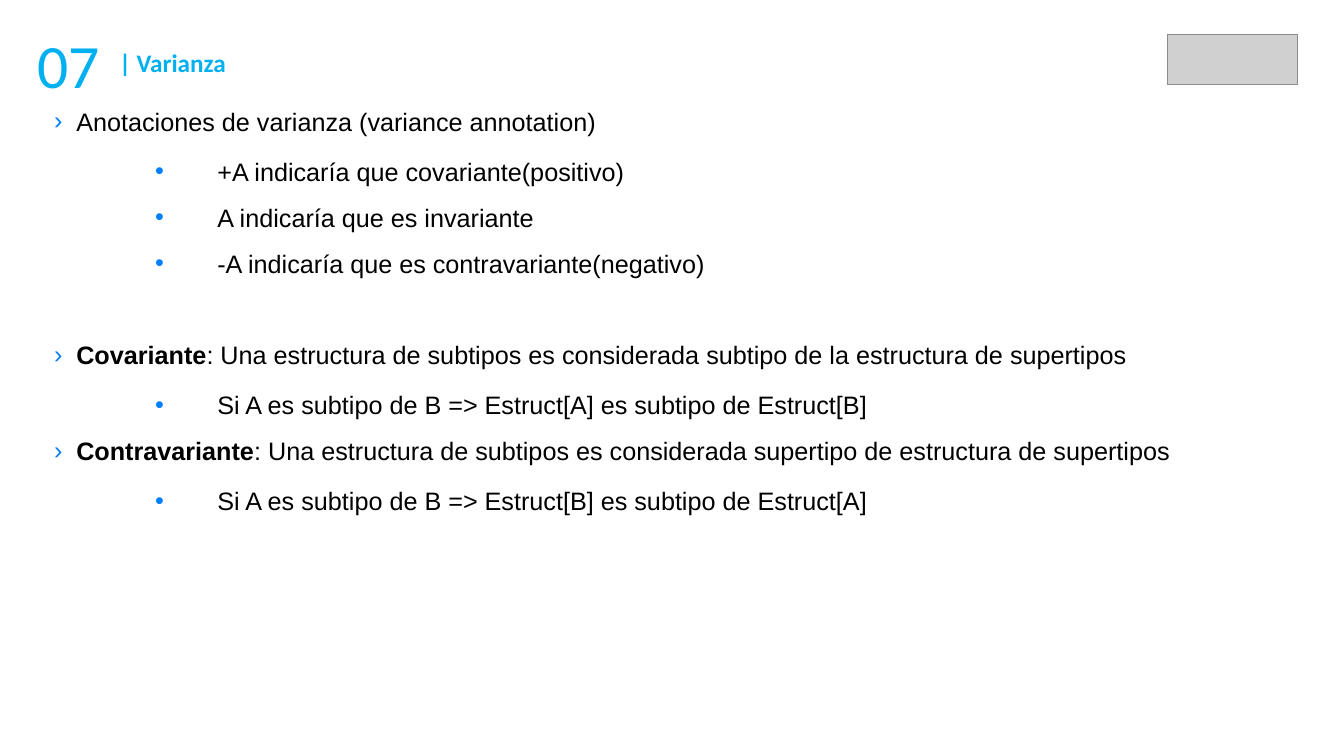
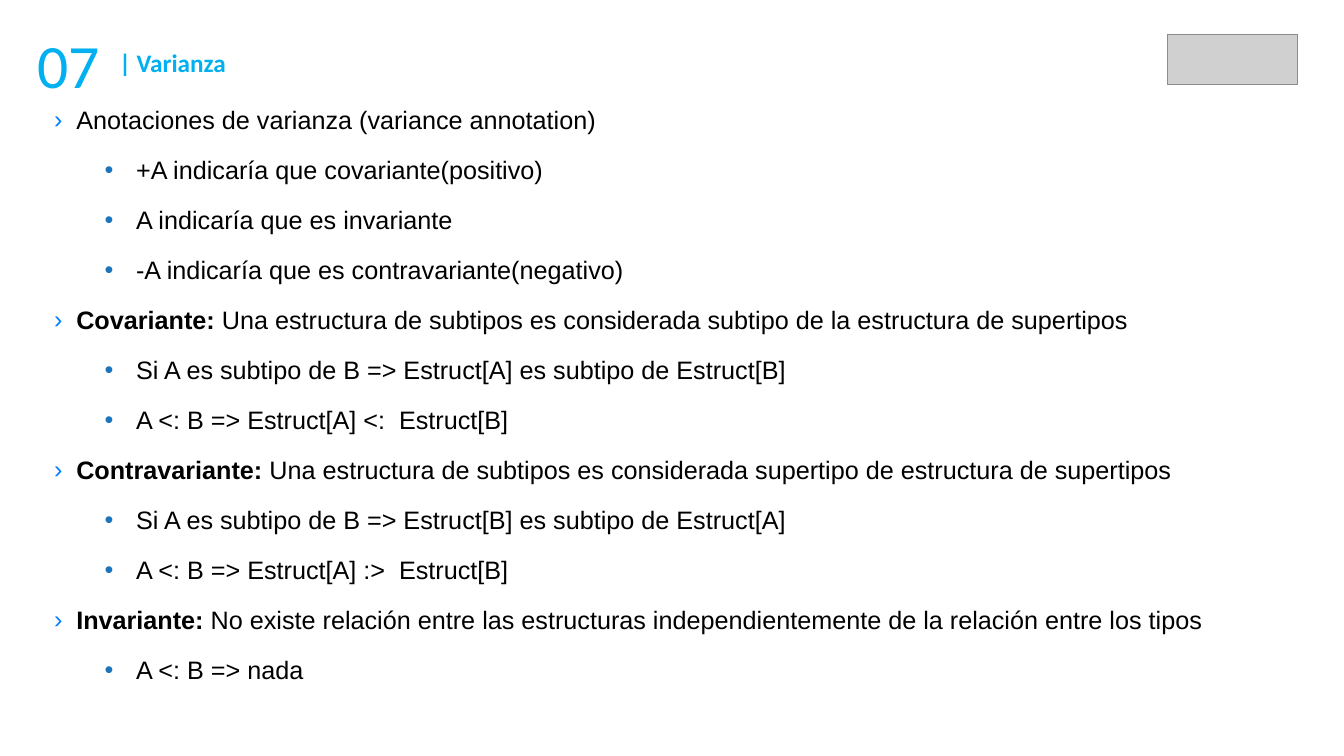
Before and after one commit to DaniGCaff/cursoScalaMay18, a slide deck: slide 21 of guiones/dia2.pptx. Drawn at 1344x756 pixels with LibreOffice and Linux fonts; fonts in the diff are those of the drawing; grey boxes stand for pictures. Boxes give left, top, right and bottom in pixels: in the first picture for what was removed or moved away, otherwise in the second. Text is boxed around its words. In the diff, an @@ line names an element or a change of style, - is before the commit and + after.

```diff
--- a/guiones/dia2.pptx
+++ b/guiones/dia2.pptx
@@ text at bbox=[76, 160, 1171, 535]: bold on in "Covariante:", "Contravariante:"; indent changed; more space between paragraphs; bullet colour #007FFF to #1B75BC @@
@@ text at bbox=[136, 410, 508, 435]: paragraph added @@
+  • A <: B => Estruct[A] <: Estruct[B]
@@ text at bbox=[76, 560, 1202, 680]: paragraphs added @@
+  • A <: B => Estruct[A] :> Estruct[B]
+› Invariante: No existe relación entre las estructuras independientemente de la relación entre los tipos
+  • A <: B => nada
```
Also in this commit, not shown: 2 other slides changed, 10 other files.
